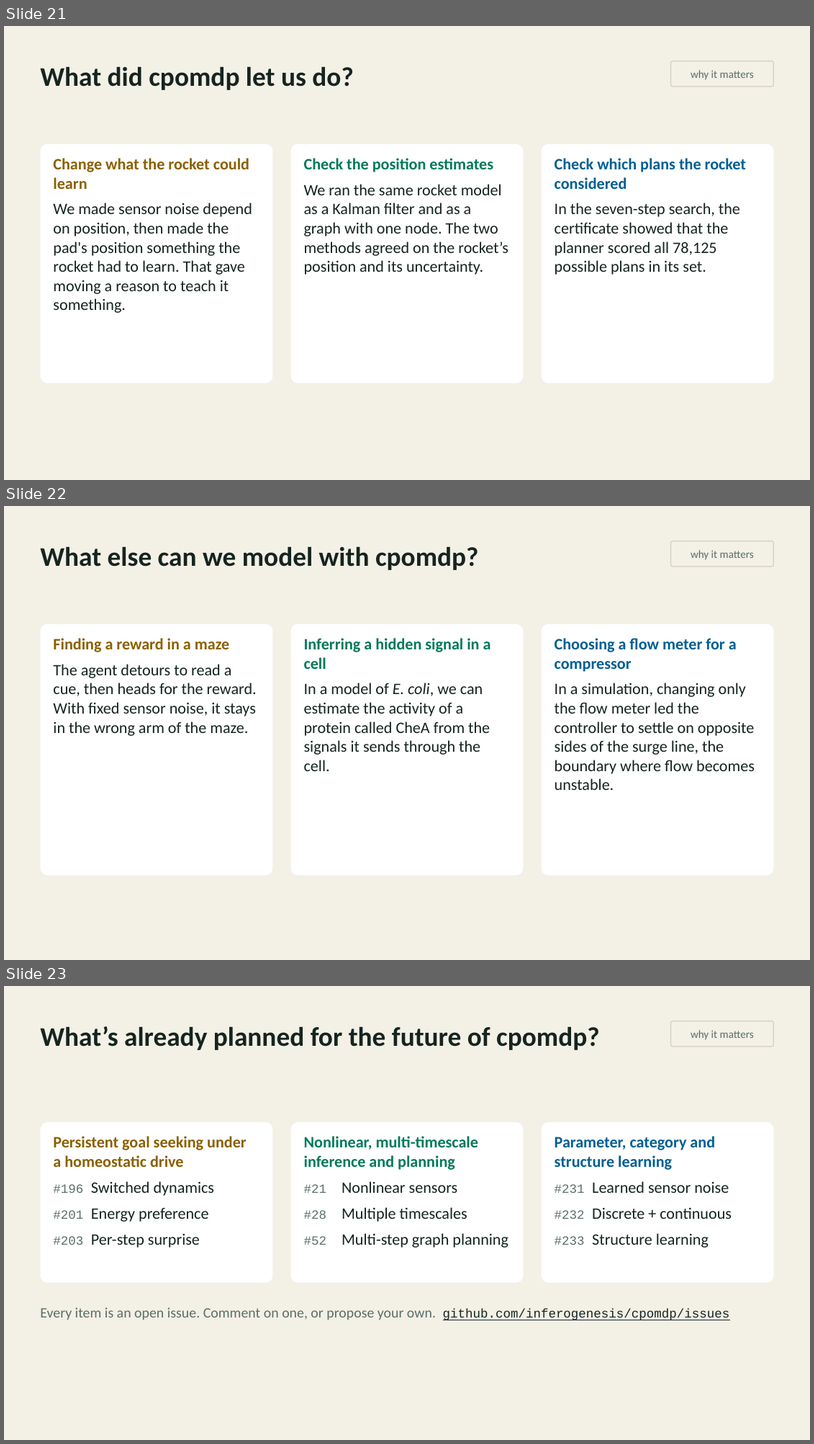
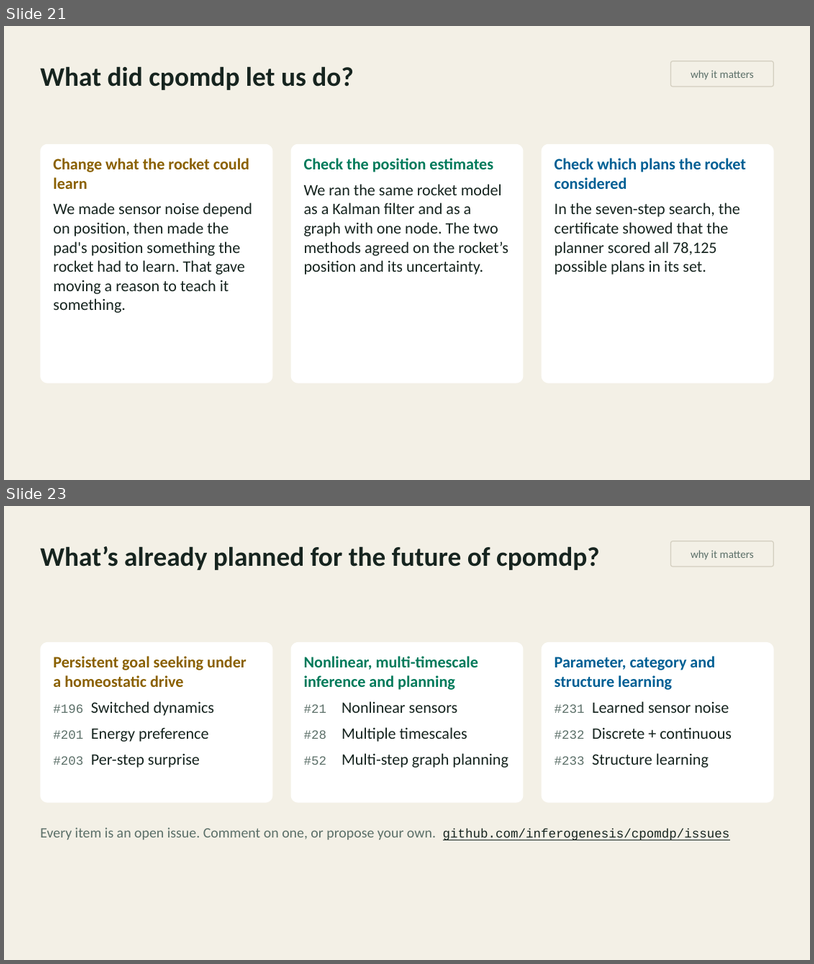
Before and after one commit to inferogenesis/cpomdp-workshop, a slide deck: deck/cpomdp_symposium_2026.pptx. Shown one above the other, each under a label of ours: slides 21, 22 and 23 before the commit, slides 21 and 23 after it; the slides between them are not shown. The pictures are 814x1444 and 814x964 pixels, drawn with LibreOffice and Linux fonts; fonts in the diff are those of the drawing. Boxes give left, top, right and bottom in pixels: in the first picture for what was removed or moved away, otherwise in the second. Text is boxed around its words. In the diff, an @@ line names an element or a change of style, - is before the commit and + after.

```diff
--- a/deck/cpomdp_symposium_2026.pptx
+++ b/deck/cpomdp_symposium_2026.pptx
@@ slide 22 removed at (4,506,810,960), background #F3F0E6 @@
@@ text removed at (40,546,478,570) @@
-What else can we model with cpomdp?
@@ rounded rectangle removed at (671,541,774,566) @@
-why it matters
@@ rounded rectangle removed at (40,624,273,875) @@
-Finding a reward in a maze
-The agent detours to read a cue, then heads for the reward. With fixed sensor noise, it stays in the wrong arm of the maze.
@@ rounded rectangle removed at (291,624,523,875) @@
-Inferring a hidden signal in a cell
-In a model of E. coli, we can estimate the activity of a protein called CheA from the signals it sends through the cell.
@@ rounded rectangle removed at (542,624,774,875) @@
-Choosing a flow meter for a compressor
-In a simulation, changing only the flow meter led the controller to settle on opposite sides of the surge line, the boundary where flow becomes unstable.
```
Also in this commit, not shown: 1 slide changed, 1 slide added, 8 other files.
